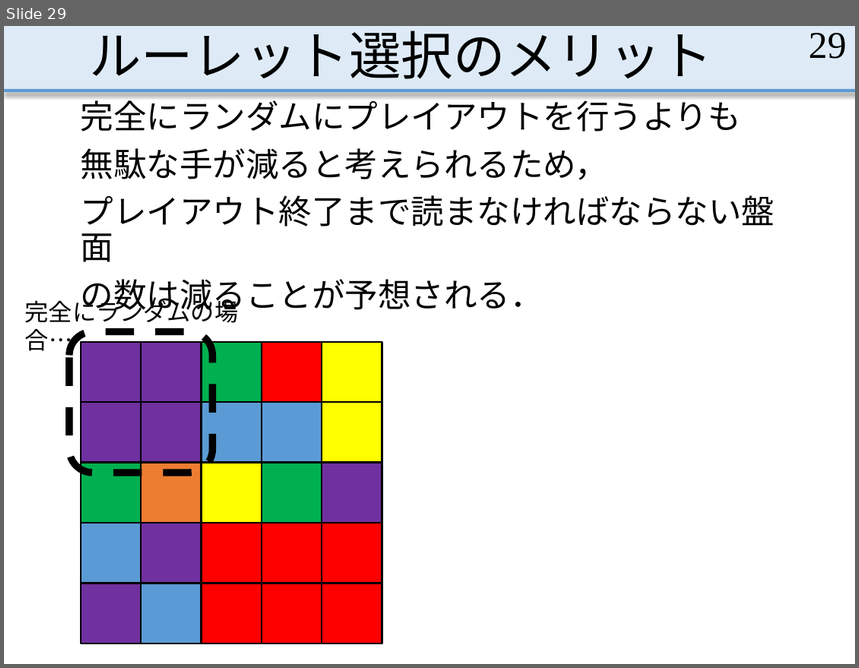
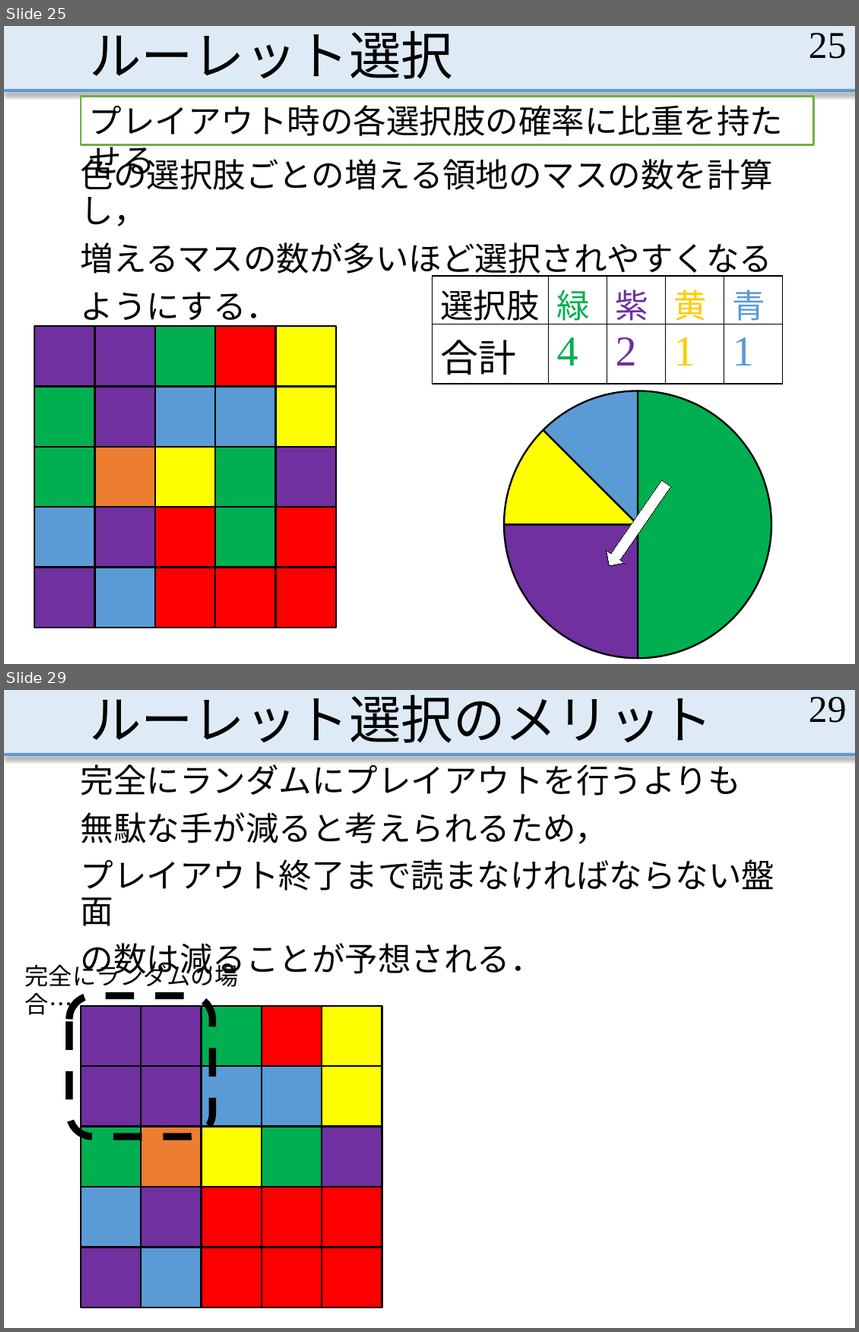
Before and after one commit to MasayaOda/SR, a slide deck: 190702oda.pptx. Shown one above the other, each under a label of ours: slide 29 before the commit, slides 25 and 29 after it; the slides between them are not shown. The pictures are 859x668 and 859x1332 pixels, drawn with LibreOffice and Linux fonts; fonts in the diff are those of the drawing. Boxes give left, top, right and bottom in pixels: in the first picture for what was removed or moved away, otherwise in the second. Text is boxed around its words. In the diff, an @@ line names an element or a change of style, - is before the commit and + after.

```diff
--- a/190702oda.pptx
+++ b/190702oda.pptx
@@ slide 25 added at (4, 26, 855, 664), background #FFFFFF; not listed: 2 template elements that a slide beside it also shows @@
@@ title added at (89, 31, 453, 79), 44 pt, text #000000 @@
+ルーレット選択
@@ page number added at (809, 33, 847, 59), 32 pt, text #000000 @@
+25
@@ rectangle added at (81, 97, 813, 145), fill #FFFFFF, outline #70AD47 1.5 pt, 28 pt, text #000000 @@
+プレイアウト時の各選択肢の確率に比重を持たせる
@@ text added at (81, 154, 774, 327), 28 pt, text #000000 @@
+色の選択肢ごとの増える領地のマスの数を計算し，
+増えるマスの数が多いほど選択されやすくなる
+ようにする．
@@ table added at (432, 276, 784, 385), 2 rows, 5 columns @@
+選択肢 | 緑 | 紫 | 黄 | 青
+合計 | 4 | 2 | 1 | 1
@@ pie chart added at (493, 369, 784, 664) @@
+categories: 1, 2, 3, 4
+Series 1: 50, 25, 12, 12
@@ down arrow added at (600, 477, 676, 572), fill #FFFFFF, outline #000000 0.75 pt @@
@@ group added at (34, 326, 336, 628): 25 rectangles @@
```
Also in this commit, not shown: 14 slides changed, 5 other slides added.
